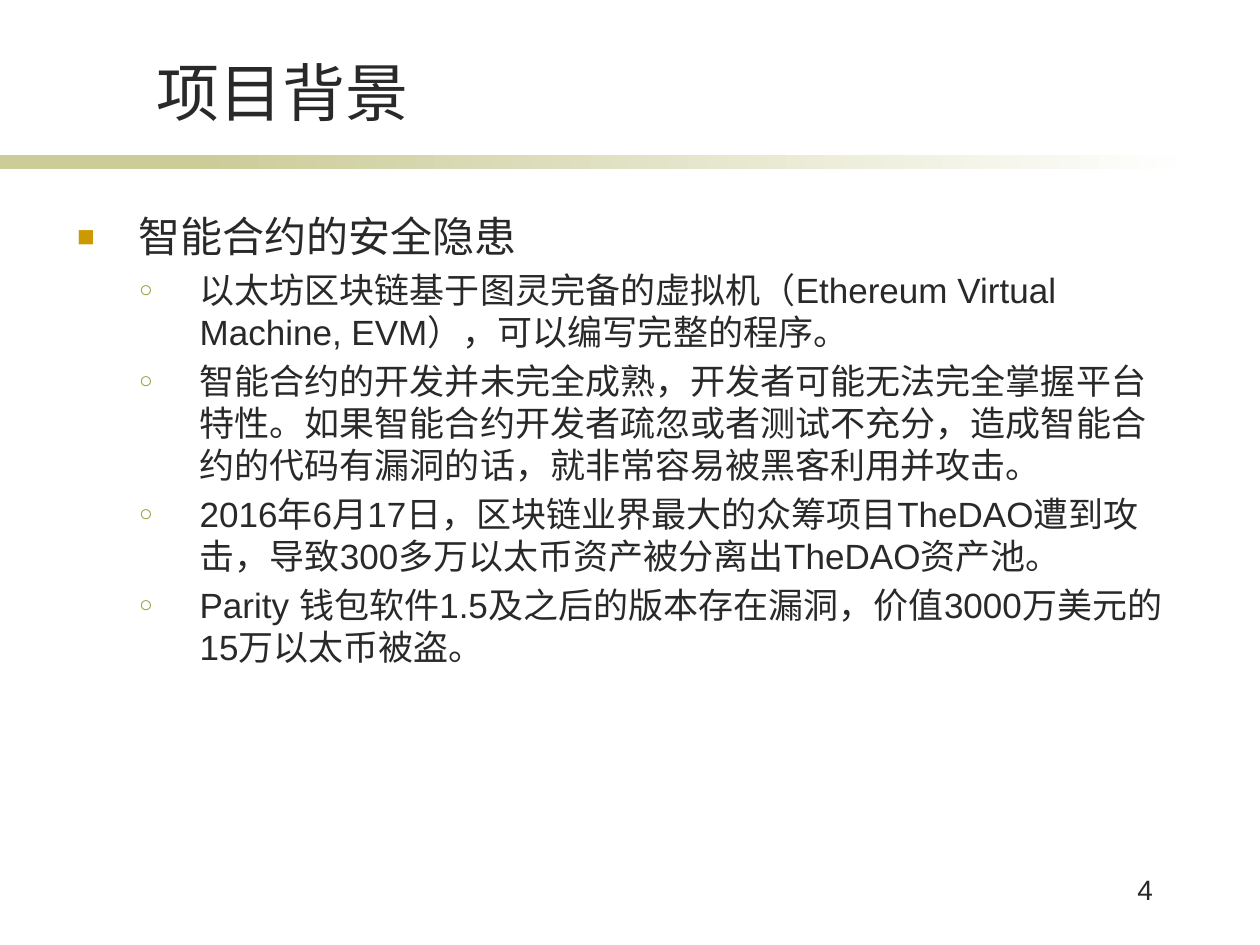
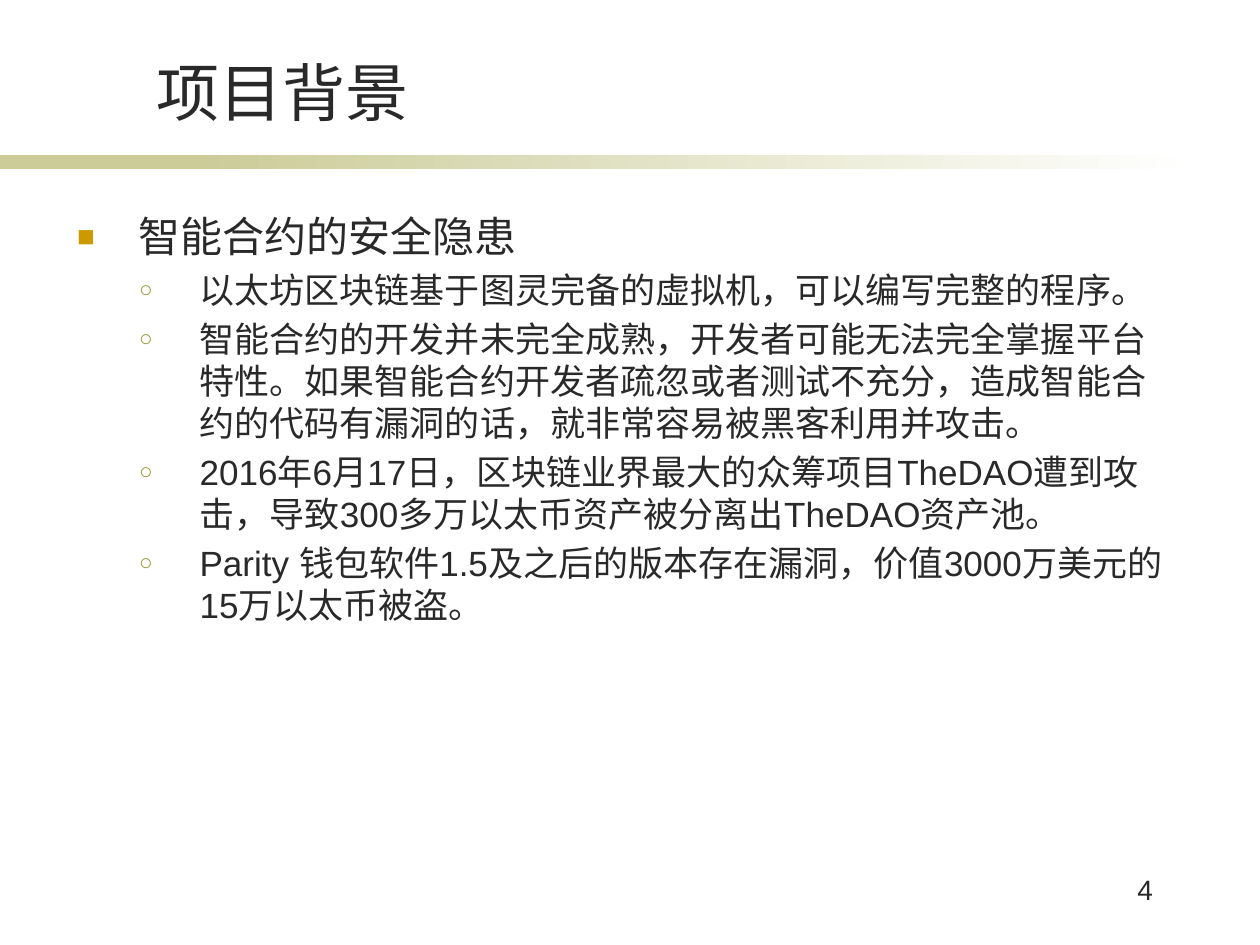
Before and after one commit to Chirachiino/ChainHacker, a slide deck: slide 4 of pre.pptx. Drawn at 1260x945 pixels with LibreOffice and Linux fonts; fonts in the diff are those of the drawing; background and template pictures are left out. Boxes give left, top, right and bottom in pixels: in the first picture for what was removed or moved away, otherwise in the second. Text is boxed around its words. In the diff, an @@ line names an element or a change of style, - is before the commit and + after.

```diff
--- a/pre.pptx
+++ b/pre.pptx
@@ text at bbox=[200, 273, 1146, 307]: text changed @@
-  ○ 以太坊区块链基于图灵完备的虚拟机（Ethereum Virtual Machine, EVM），可以编写完整的程序。
+  ○ 以太坊区块链基于图灵完备的虚拟机，可以编写完整的程序。
```
Also in this commit, not shown: 11 other slides changed, 17 slides added, 2 slides removed, 9 other files.
